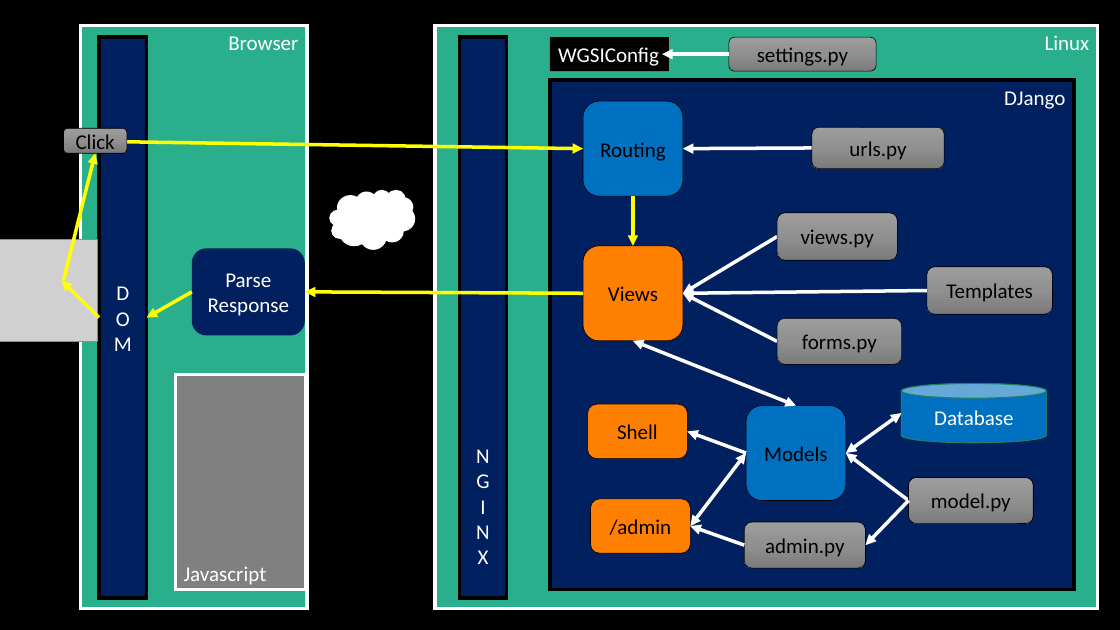
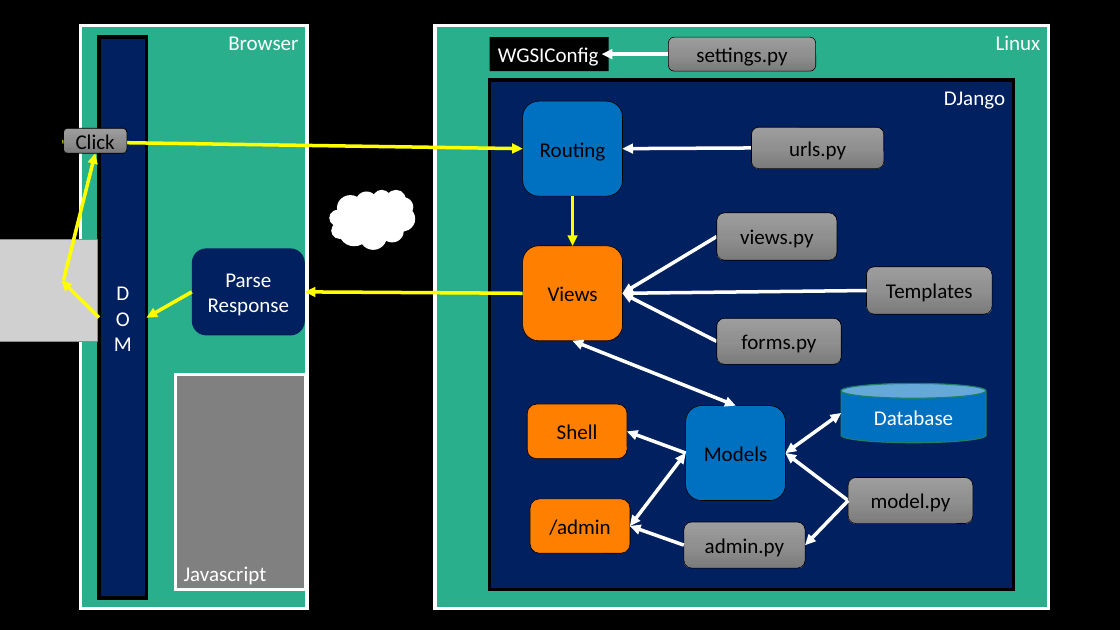
Before and after one commit to csev/dj4e, a slide deck: slide 1 of lectures/00-Big-Picture.pptx. Drawn at 1120x630 pixels with LibreOffice and Linux fonts; fonts in the diff are those of the drawing; grey boxes stand for pictures. Boxes give left, top, right and bottom in pixels: in the first picture for what was removed or moved away, otherwise in the second. Text is boxed around its words. In the diff, an @@ line names an element or a change of style, - is before the commit and + after.

```diff
--- a/lectures/00-Big-Picture.pptx
+++ b/lectures/00-Big-Picture.pptx
@@ rectangle "Linux": place and size @@
-rectangle "Linux" at <box>435,25,1098,608</box>
+rectangle "Linux" at <box>435,25,1049,608</box>
@@ rectangle removed at <box>460,37,507,598</box> @@
-N
-G
-I
-N
-X
@@ arrow moved from (583, 293) - (305, 292) to (523, 293) - (305, 292) @@
@@ 12 rounded rectangles, 11 arrows, 3 double arrows, 2 rectangles, 1 cylinder: place and size @@
-12 rounded rectangles, 11 arrows, 3 double arrows, 2 rectangles, 1 cylinder at <box>123,37,1075,590</box>
+12 rounded rectangles, 11 arrows, 3 double arrows, 2 rectangles, 1 cylinder at <box>62,37,1014,590</box>
```
Also in this commit, not shown: 1 other file.
